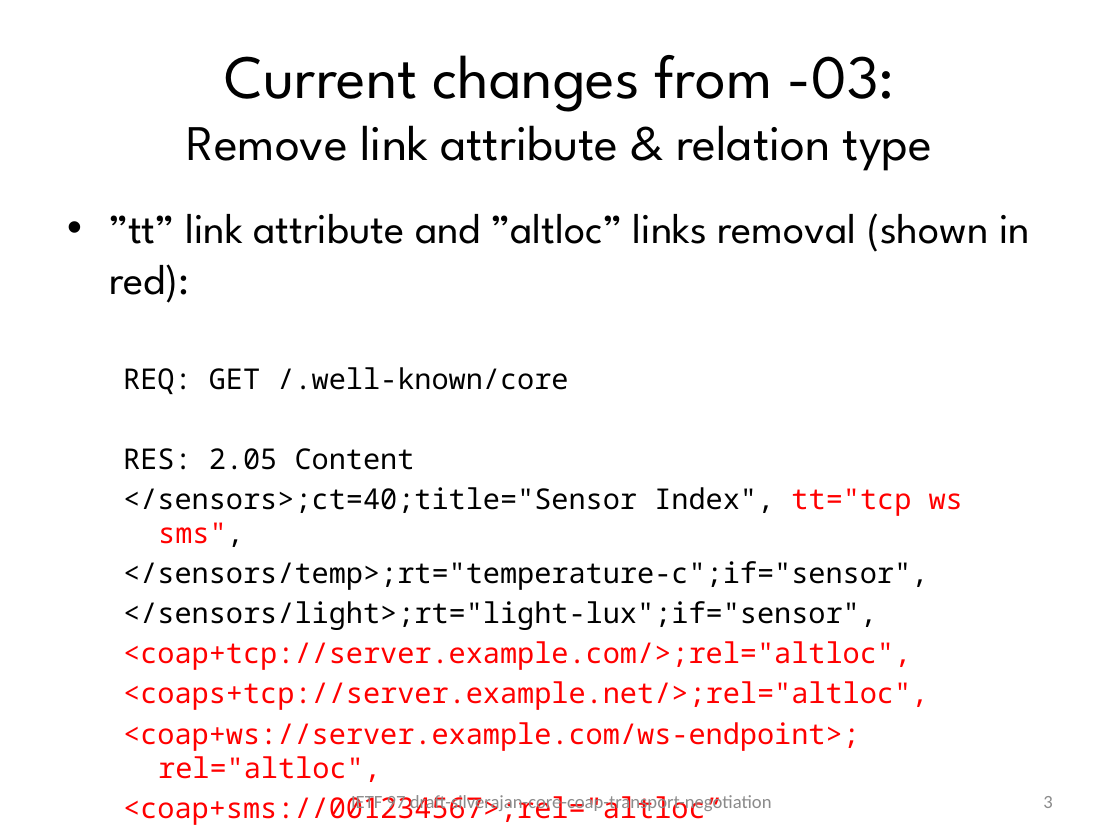
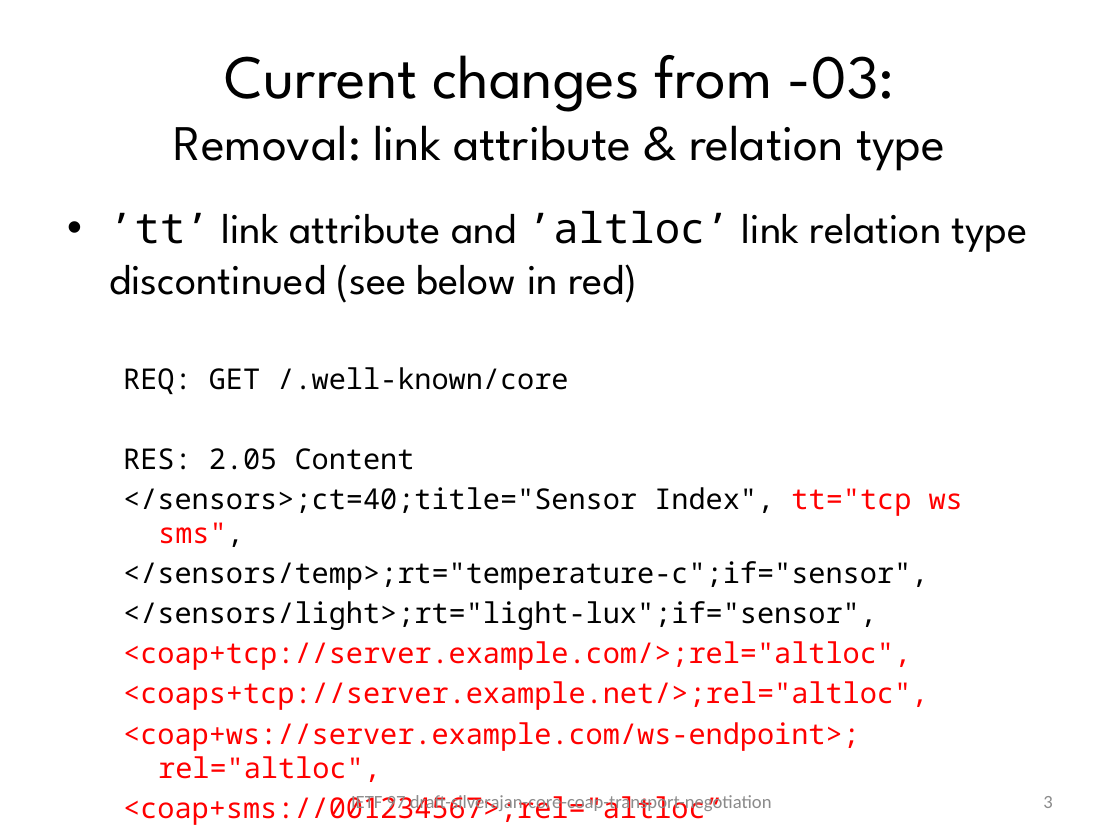
Before and after one commit to mcocak/core-coap-protocol-negotiation, a slide deck: slide 3 of IETF97_slides_protocol-negotiation.pptx. Drawn at 1120x840 pixels with LibreOffice and Linux fonts; fonts in the diff are those of the drawing. Boxes give left, top, right and bottom in pixels: in the first picture for what was removed or moved away, otherwise in the second. Text is boxed around its words. In the diff, an @@ line names an element or a change of style, - is before the commit and + after.

```diff
--- a/IETF97_slides_protocol-negotiation.pptx
+++ b/IETF97_slides_protocol-negotiation.pptx
@@ title at (174, 55, 945, 171): text changed @@
-Current changes from -03:
-Remove link attribute & relation type
+Current changes from -03:
+Removal: link attribute & relation type
@@ text at (109, 210, 1028, 303): text changed @@
-• ”tt” link attribute and ”altloc” links removal (shown in red):
+• ’tt’ link attribute and ’altloc’ link relation type discontinued (see below in red)
```
Also in this commit, not shown: 3 other slides changed.
